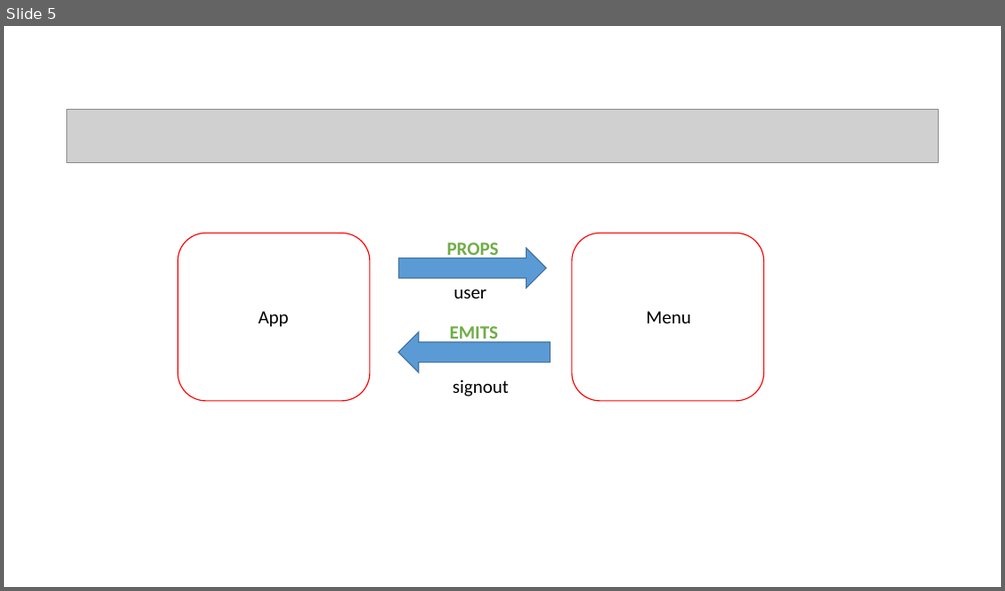
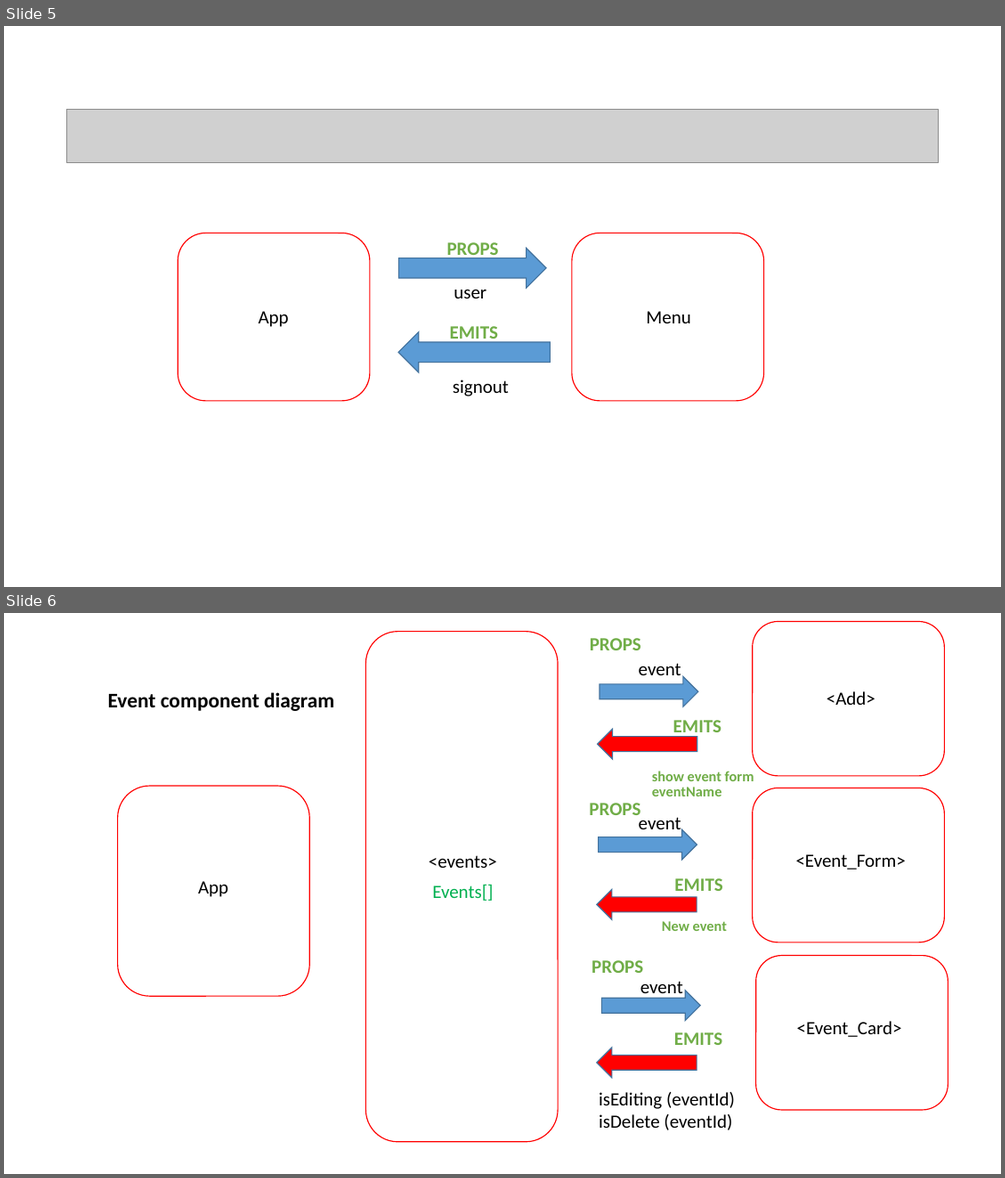
Before and after one commit to pnc-virtual-company/2021-G4-V2-PART1, a slide deck: docs/COMPONENT-DIAGRAM.pptx. Shown one above the other, each under a label of ours: slide 5 before the commit, slides 5 and 6 after it. The pictures are 1005x591 and 1005x1178 pixels, drawn with LibreOffice and Linux fonts; fonts in the diff are those of the drawing; grey boxes stand for pictures. Boxes give left, top, right and bottom in pixels: in the first picture for what was removed or moved away, otherwise in the second. Text is boxed around its words. In the diff, an @@ line names an element or a change of style, - is before the commit and + after.

Commit message:
#38 updated CD

```diff
--- a/docs/COMPONENT-DIAGRAM.pptx
+++ b/docs/COMPONENT-DIAGRAM.pptx
@@ slide 6 added at <box>4,613,1001,1174</box>, background #FFFFFF @@
@@ rounded rectangle added at <box>366,632,558,1142</box>, outline #FF0000 1 pt @@
@@ text added at <box>590,638,641,650</box>, 18 pt, text #70AD47, bold @@
+PROPS
@@ rounded rectangle added at <box>752,621,945,775</box>, outline #FF0000 1 pt @@
@@ text added at <box>639,663,681,675</box>, 18 pt, text #000000 @@
+event
@@ text added at <box>108,692,334,711</box>, 20 pt, text #000000, bold @@
+Event component diagram
@@ right arrow added at <box>599,676,698,706</box>, fill #5B9BD5, outline #43739E 1 pt @@
@@ text added at <box>826,691,875,705</box>, 18 pt, text #000000 @@
+<Add>
@@ left arrow added at <box>598,729,698,759</box>, fill #FF0000, outline #43739E 1 pt @@
@@ text added at <box>673,720,721,738</box>, 18 pt, text #70AD47, bold @@
+EMITS
@@ text added at <box>652,771,754,781</box>, 14 pt, text #70AD47, bold @@
+show event form
@@ rounded rectangle added at <box>118,786,310,996</box>, outline #FF0000 1 pt @@
@@ text added at <box>652,787,722,796</box>, 14 pt, text #70AD47, bold @@
+eventName
@@ rounded rectangle added at <box>752,788,945,942</box>, outline #FF0000 1 pt @@
@@ text added at <box>589,803,640,815</box>, 18 pt, text #70AD47, bold @@
+PROPS
@@ text added at <box>639,813,681,829</box>, 18 pt, text #000000 @@
+event
@@ right arrow added at <box>599,830,697,860</box>, fill #5B9BD5, outline #43739E 1 pt @@
@@ text added at <box>429,855,497,868</box>, 18 pt, text #000000 @@
+<events>
@@ text added at <box>674,878,722,897</box>, 18 pt, text #70AD47, bold @@
+EMITS
@@ text added at <box>796,854,906,869</box>, 18 pt, text #000000 @@
+<Event_Form>
@@ text added at <box>198,881,228,897</box>, 18 pt, text #000000 @@
+App
@@ text added at <box>432,884,493,900</box>, 18 pt, text #00B050 @@
+Events[]
@@ left arrow added at <box>597,890,697,919</box>, fill #FF0000, outline #43739E 1 pt @@
@@ text added at <box>662,921,727,931</box>, 14 pt, text #70AD47, bold @@
+New event
@@ rounded rectangle added at <box>756,956,948,1110</box>, outline #FF0000 1 pt @@
@@ text added at <box>591,960,643,973</box>, 18 pt, text #70AD47, bold @@
+PROPS
@@ text added at <box>640,981,683,998</box>, 18 pt, text #000000 @@
+event
@@ right arrow added at <box>601,990,700,1021</box>, fill #5B9BD5, outline #43739E 1 pt @@
@@ text added at <box>674,1032,722,1045</box>, 18 pt, text #70AD47, bold @@
+EMITS
@@ text added at <box>797,1021,902,1037</box>, 18 pt, text #000000 @@
+<Event_Card>
@@ left arrow added at <box>597,1047,697,1078</box>, fill #FF0000, outline #43739E 1 pt @@
@@ text added at <box>599,1092,735,1130</box>, 18 pt, text #000000 @@
+isEditing (eventId)
+isDelete (eventId)
```
